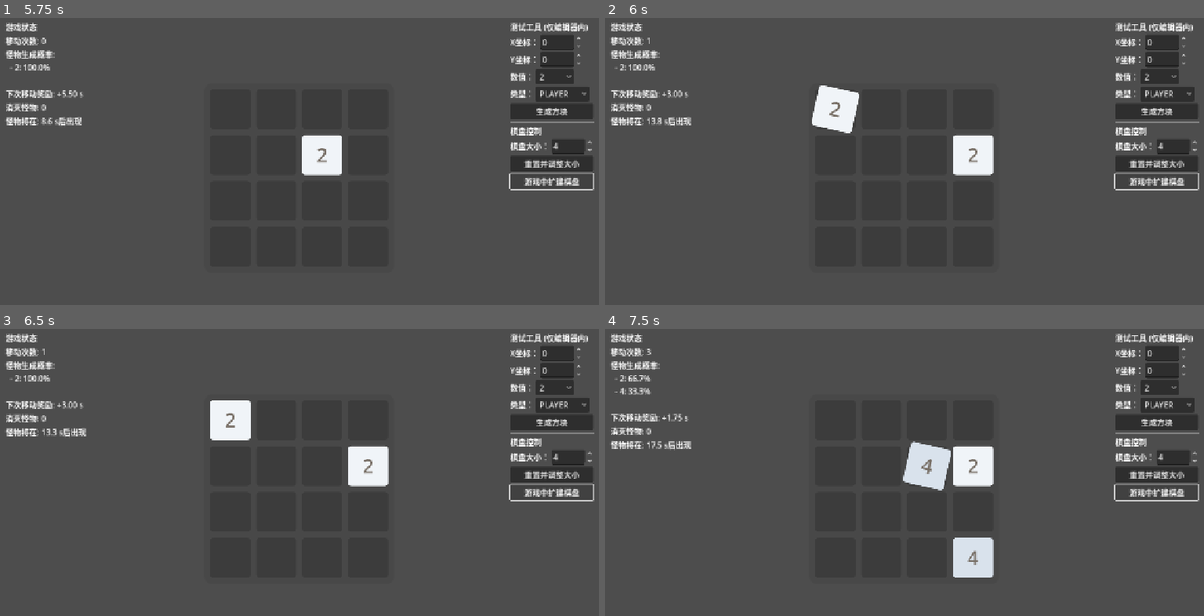
Above: before the commit, frames 1-4 (two rows, left to right).
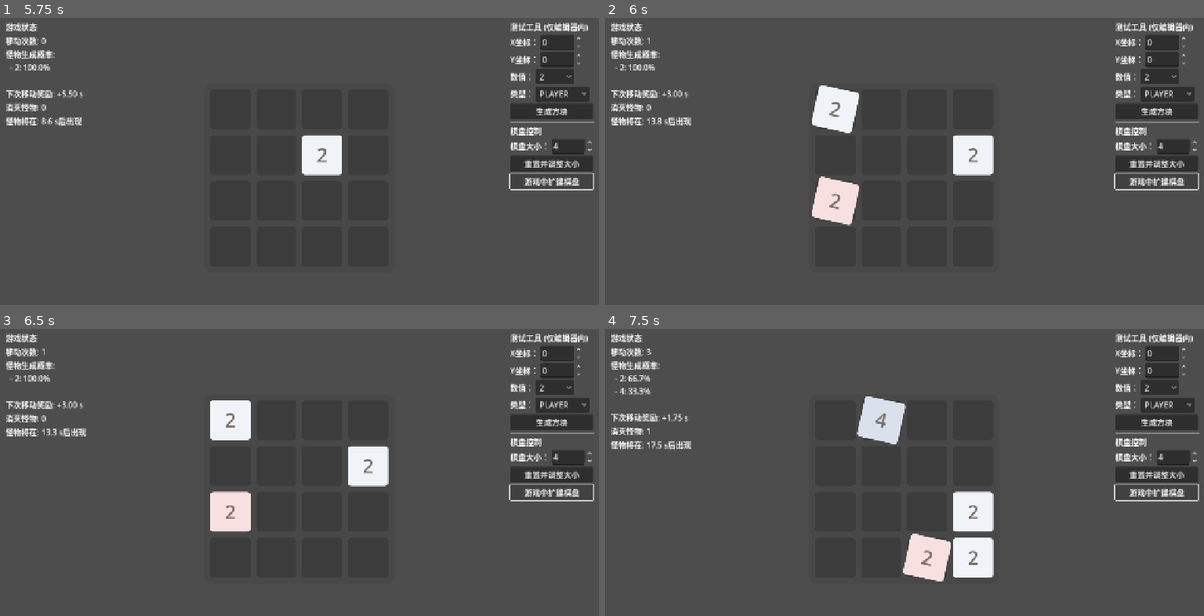
Above: after the commit, the same moments.

Repository: C76GN/2048-all-in-one
Game: Godot game, scene res://scenes/main_menu.tscn
Two runs of this game, one before a commit and one after it. Both use one fixed random seed, a clock stepped at 60 frames per second and the inputs below.
Inputs:
- Up to frame 1 (5.75 s): click "开始游戏" at 0.5 s; click "测试1" at 1.25 s; click "2" at 2 s; click "PLAYER" at 2.75 s; click "生成方块" at 3.5 s; click "重置并调整大小" at 4.25 s; click "游戏中扩建棋盘" at 5 s
- Up to frame 2 (6 s): tap Enter at 5.75 s; hold D (move_right) from 5.78 s (still down)
- Up to frame 3 (6.5 s): keep holding D (move_right)
- Up to frame 4 (7.5 s): tap Space at 6.5 s; release D (move_right) at 6.53 s; hold S (move_down) 6.53-7.28 s; tap Enter at 7.25 s; hold D (move_right) from 7.28 s (still down)

Frame 1 is identical in both runs. In frame 2, 1.0% of the frame differs, in the area x 34-43%, y 55-73%; in frame 3, 0.9%; in frame 4, 5.0%, in the area x 6-65%, y 23-88%.

Commit message:
Add probabilistic spawn rule and integrate into test mode
Introduces ProbabilisticSpawnRule for tile spawning based on adjustable probability, with parameters for base probability, increment, and max probability. Updates test_mode1_config.tres to include the new rule, and adds configuration and script files for the probabilistic spawn logic. Also makes 'consumes_event_on_success' configurable in classic_spawn_rule.

Diff:
--- a/scenes/modes/classic_spawn_rule_on_move.tres
+++ b/scenes/modes/classic_spawn_rule_on_move.tres
@@ -4,5 +4,6 @@
 
 [resource]
 script = ExtResource("1_yoh4d")
+consumes_event_on_success = false
 priority = 10
 metadata/_custom_type_script = "uid://rtyr5upmnau6"
--- /dev/null
+++ b/scenes/modes/probabilistic_monster_spawn.tres
@@ -0,0 +1,11 @@
+[gd_resource type="Resource" script_class="ProbabilisticSpawnRule" load_steps=2 format=3 uid="uid://lv4c42f63dys"]
+
+[ext_resource type="Script" uid="uid://dcfssphjfls7h" path="res://scripts/modes/probabilistic_spawn_rule.gd" id="1_51m1t"]
+
+[resource]
+script = ExtResource("1_51m1t")
+spawn_type = 1
+max_probability = 0.75
+trigger = 2
+priority = 5
+metadata/_custom_type_script = "uid://dcfssphjfls7h"
--- a/scenes/modes/test_mode1_config.tres
+++ b/scenes/modes/test_mode1_config.tres
@@ -7,6 +7,7 @@
 [ext_resource type="Resource" uid="uid://dbb0u5q2klk3u" path="res://scenes/modes/classic_spawn_rule_init.tres" id="5_uvooi"]
 [ext_resource type="Resource" uid="uid://cu7diq7sysqcf" path="res://scenes/modes/classic_spawn_rule_on_move.tres" id="6_mffcc"]
 [ext_resource type="Resource" uid="uid://qr2xgc1hsent" path="res://scenes/modes/timed_monster_spawn_rule.tres" id="7_fd50j"]
+[ext_resource type="Resource" uid="uid://lv4c42f63dys" path="res://scenes/modes/probabilistic_monster_spawn.tres" id="8_uvooi"]
 
 [sub_resource type="Resource" id="Resource_umllg"]
 script = ExtResource("1_jli1c")
@@ -20,6 +21,6 @@
 script = ExtResource("1_3lm28")
 mode_name = "测试模式 1"
 interaction_rule = SubResource("Resource_gqx4x")
-spawn_rules = Array[ExtResource("4_qel32")]([ExtResource("5_uvooi"), ExtResource("6_mffcc"), ExtResource("7_fd50j")])
+spawn_rules = Array[ExtResource("4_qel32")]([ExtResource("5_uvooi"), ExtResource("6_mffcc"), ExtResource("7_fd50j"), ExtResource("8_uvooi")])
 game_over_rule = SubResource("Resource_umllg")
 metadata/_custom_type_script = "uid://cmxpkj6kgwm5k"
--- a/scripts/modes/classic_spawn_rule.gd
+++ b/scripts/modes/classic_spawn_rule.gd
@@ -10,6 +10,7 @@
 
 ## 可配置：生成2的概率（其余为4）。
 @export var probability_of_2: float = 0.9
+@export var consumes_event_on_success: bool = true
 
 ## 执行生成逻辑。
 func execute(_payload: Dictionary = {}) -> bool:
@@ -29,4 +30,4 @@
 	spawn_tile_requested.emit(spawn_data)
 
 	# 成功请求了生成，认为事件已被消费。
-	return true
+	return consumes_event_on_success
--- /dev/null
+++ b/scripts/modes/probabilistic_spawn_rule.gd
@@ -0,0 +1,76 @@
+# scripts/modes/probabilistic_spawn_rule.gd
+
+## ProbabilisticSpawnRule: 实现了按概率生成方块的规则。
+##
+## 规则行为：
+## 1. 监听移动事件（ON_MOVE_PROBABILITY）。
+## 2. 每次触发时，根据当前概率决定是否生成方块。
+## 3. 如果生成成功，则重置概率。
+## 4. 如果生成失败，则增加下一次的成功概率，直到达到上限。
+## 所有参数（基础概率、增量、要生成的方块等）都可以在编辑器中配置。
+class_name ProbabilisticSpawnRule
+extends SpawnRule
+
+# --- 可配置属性 ---
+
+@export_group("生成方块配置")
+## 成功生成时，要生成的方块的数值。
+@export var spawn_value: int = 2
+## 成功生成时，要生成的方块的类型。
+@export var spawn_type: Tile.TileType = Tile.TileType.PLAYER
+
+@export_group("概率配置")
+## 基础概率（0.0 到 1.0 之间）。
+@export_range(0.0, 1.0) var base_probability: float = 0.25
+## 每次生成失败后，概率增加的量。
+@export_range(0.0, 1.0) var increase_on_failure: float = 0.1
+## 概率可以达到的最大值。
+@export_range(0.0, 1.0) var max_probability: float = 0.9
+
+@export_group("行为配置")
+## 如果生成成功，是否“消费”事件，阻止后续低优先级的移动规则执行。
+@export var consumes_event_on_success: bool = false
+
+# --- 内部状态 ---
+
+# 当前的动态概率值。
+var _current_probability: float = 0.0
+
+
+## 初始化此规则，设置初始概率。
+func setup(p_game_board: Control, _required_nodes: Dictionary = {}) -> void:
+	super.setup(p_game_board)
+	_current_probability = base_probability
+
+
+## RuleManager调用此函数来执行概率生成逻辑。
+func execute(_payload: Dictionary = {}) -> bool:
+	# 如果棋盘已满，则无法生成，直接返回false。
+	if game_board.get_empty_cells().is_empty():
+		return false
+
+	var rng_value = randf()
+
+	# 检查随机数是否小于当前概率
+	if rng_value < _current_probability:
+		# --- 成功 ---
+		var spawn_data = {
+			"value": spawn_value,
+			"type": spawn_type,
+			"is_priority": false
+		}
+		spawn_tile_requested.emit(spawn_data)
+
+		# 重置概率
+		_current_probability = base_probability
+		print("概率生成成功！下次概率重置为: ", _current_probability)
+
+		return consumes_event_on_success
+	else:
+		# --- 失败 ---
+		# 增加下一次的概率
+		_current_probability = min(_current_probability + increase_on_failure, max_probability)
+		print("概率生成失败。下次概率提升至: ", _current_probability)
+
+		# 因为没有成功生成，所以事件没有被消费。
+		return false
Not shown: 1 places in scenes/modes/test_mode1_config.tres that only renumber resources
Not shown, added: scripts/modes/probabilistic_spawn_rule.gd.uid
